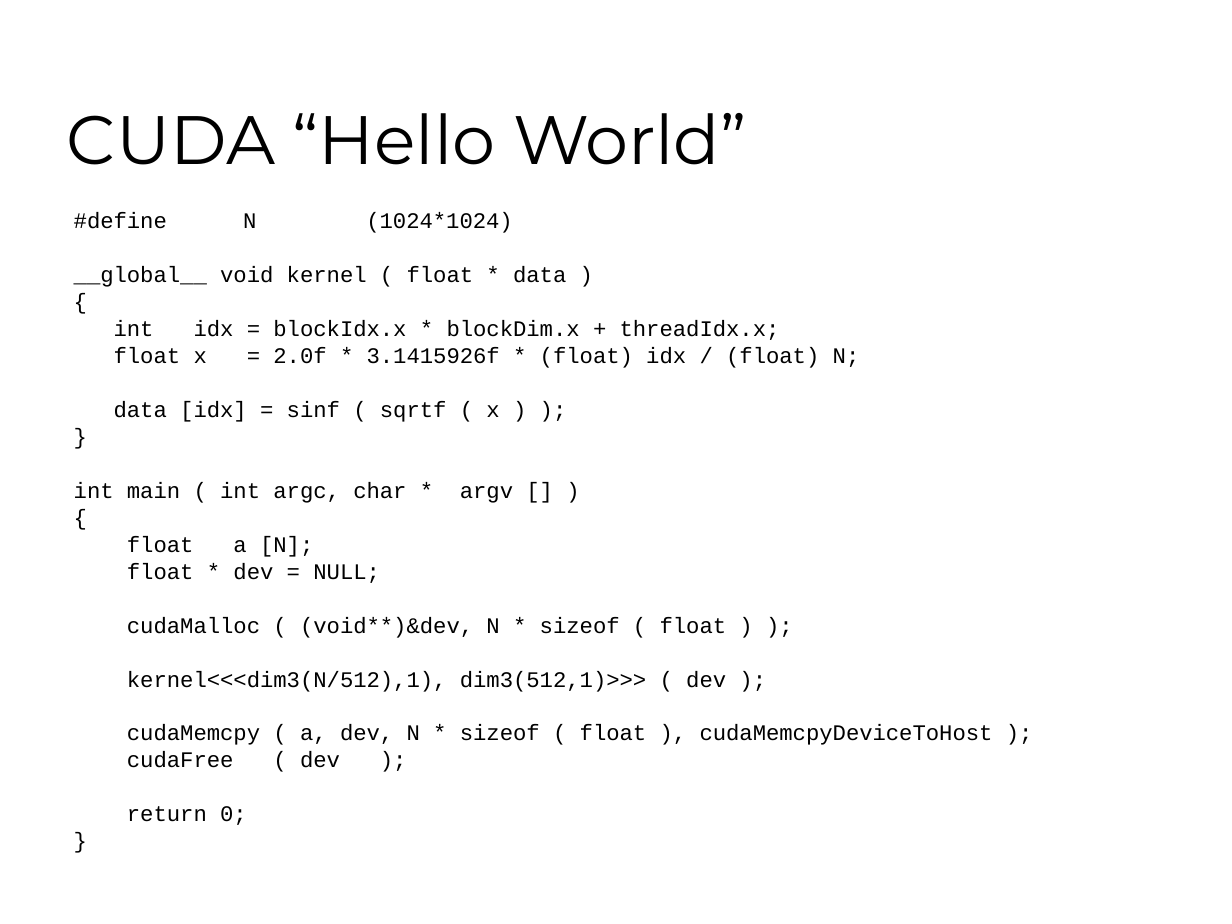
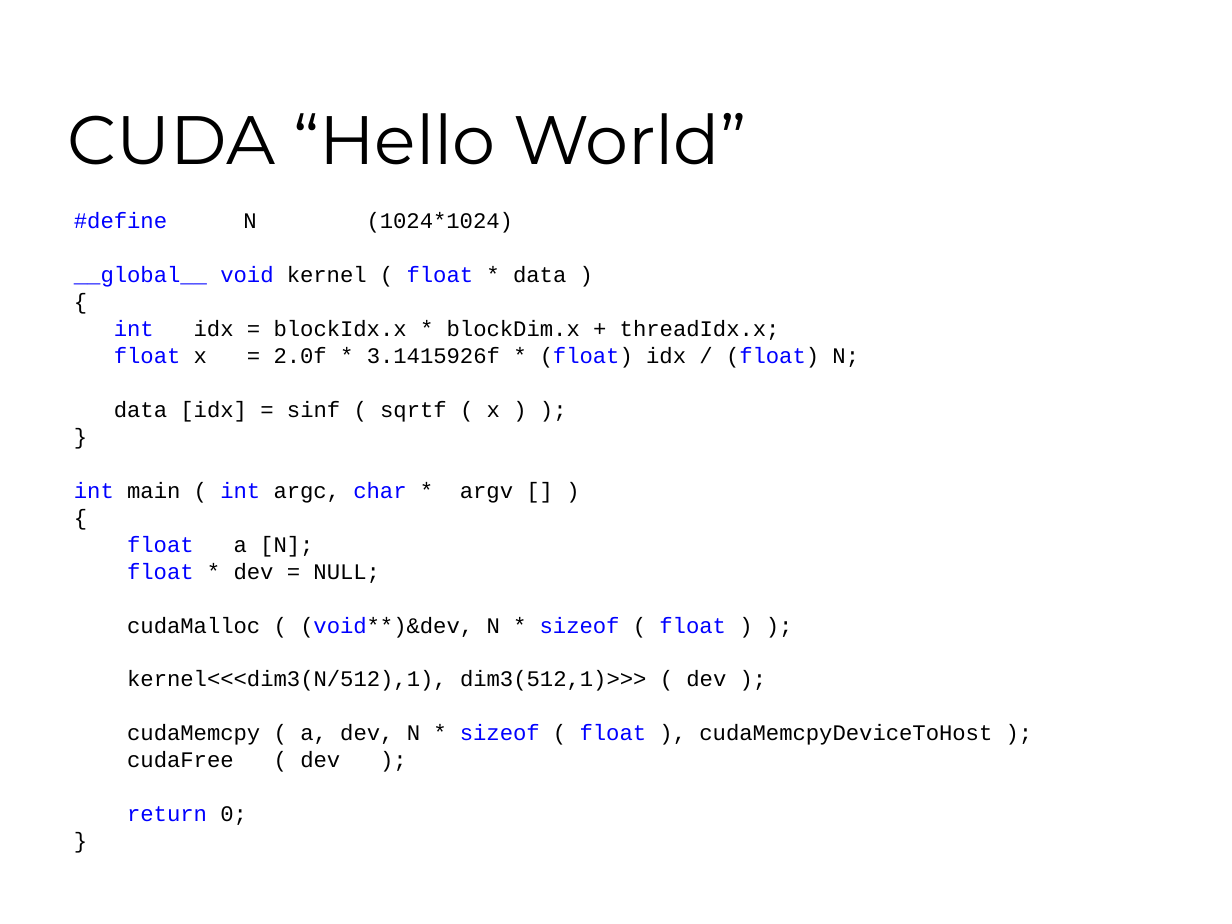
Before and after one commit to 7633/msu-cuda-course, a slide deck: slide 19 of Lectures/L1 24022009/Lection-1.ppt (slide 17 before the commit). Drawn at 1232x924 pixels with LibreOffice and Linux fonts; fonts in the diff are those of the drawing; background and template pictures are left out. Boxes give left, top, right and bottom in pixels: in the first picture for what was removed or moved away, otherwise in the second. Text is boxed around its words. In the diff, an @@ line names an element or a change of style, - is before the commit and + after.

Commit message:
[~] edit: added "Hello World" multi threading slides

```diff
--- a/Lectures/L1 24022009/Lection-1.ppt
+++ b/Lectures/L1 24022009/Lection-1.ppt
@@ text at bbox=[74, 212, 992, 825]: text colour #000000 to #0000FF in "#define", "__global__ void float", "int", "float (float) (float)" and 6 more places @@
```
Also in this commit, not shown: 4 other slides changed, 2 slides added.
